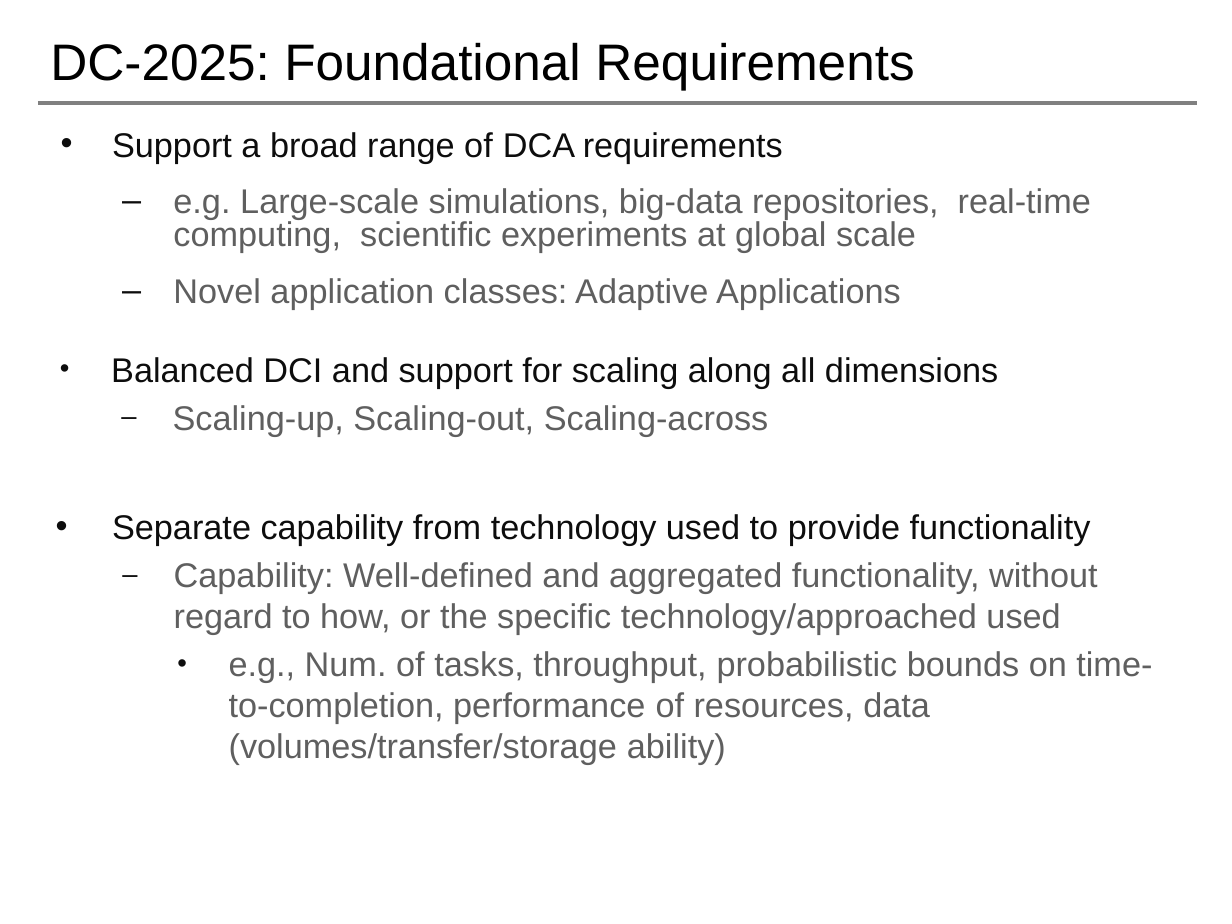
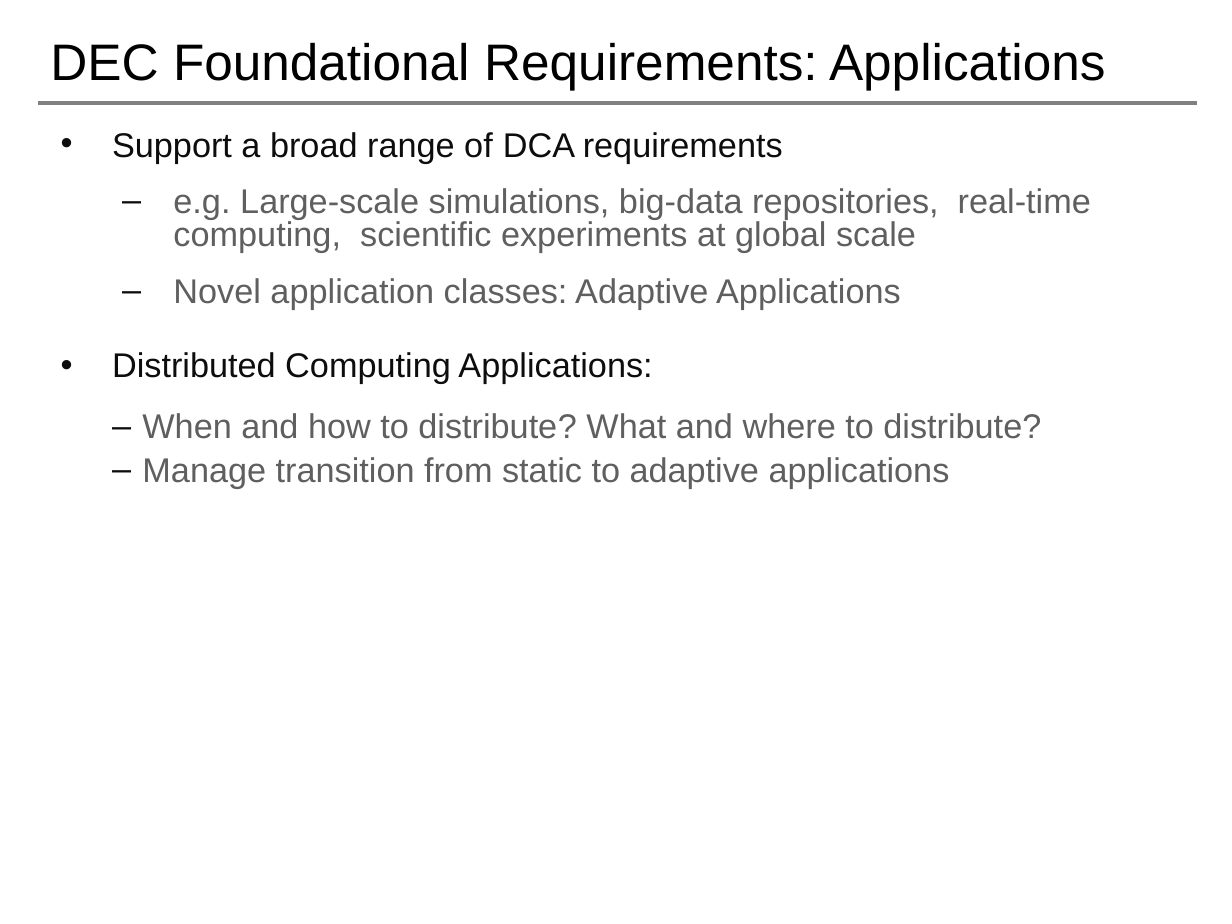
Before and after one commit to saga-project/NGMW, a slide deck: slide 5 of presentations/radical-modsim.pptx (slide 9 before the commit). Drawn at 1232x924 pixels with LibreOffice and Linux fonts; fonts in the diff are those of the drawing; background and template pictures are left out. Boxes give left, top, right and bottom in pixels: in the first picture for what was removed or moved away, otherwise in the second. Text is boxed around its words. In the diff, an @@ line names an element or a change of style, - is before the commit and + after.

```diff
--- a/presentations/radical-modsim.pptx
+++ b/presentations/radical-modsim.pptx
@@ title at [50, 42, 1106, 90]: text changed @@
-DC-2025: Foundational Requirements
+DEC Foundational Requirements: Applications
@@ text at [112, 352, 1041, 488]: text changed @@
-• Balanced DCI and support for scaling along all dimensions
-  – Scaling-up, Scaling-out, Scaling-across
-• Separate capability from technology used to provide functionality
-  – Capability: Well-defined and aggregated functionality, without regard to how, or the specific technology/approached used
-    • e.g., Num. of tasks, throughput, probabilistic bounds on time-to-completion, performance of resources, data (volumes/transfer/storage ability)
+• Distributed Computing Applications:
+  – When and how to distribute? What and where to distribute?
+  – Manage transition from static to adaptive applications
```
Also in this commit, not shown: 9 other slides changed, 1 slide removed.
